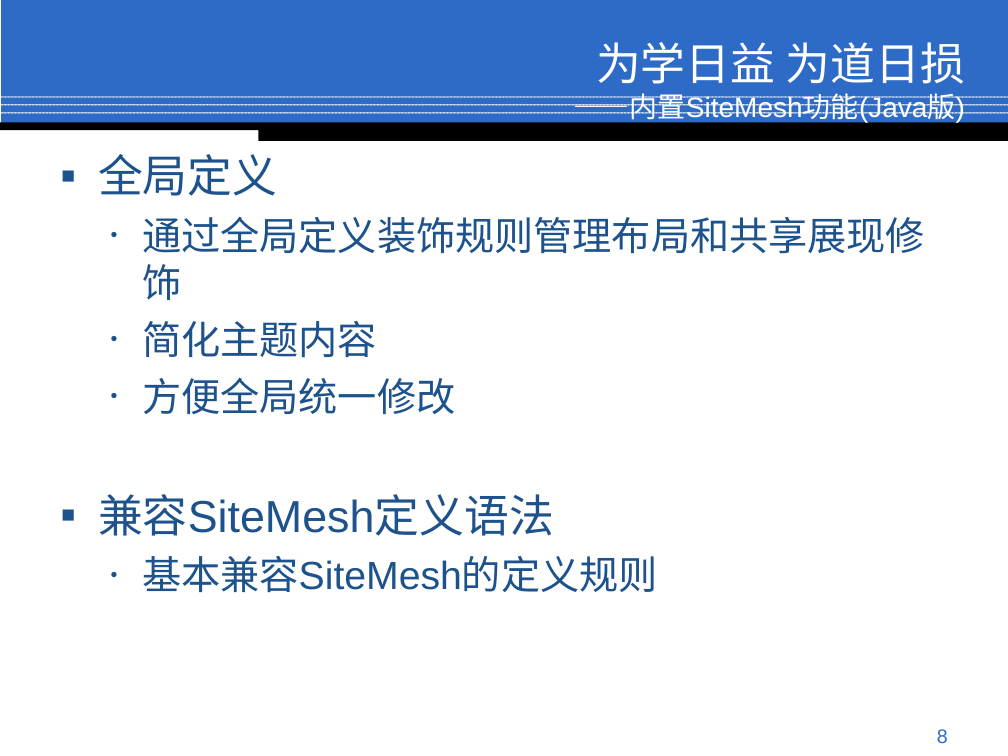
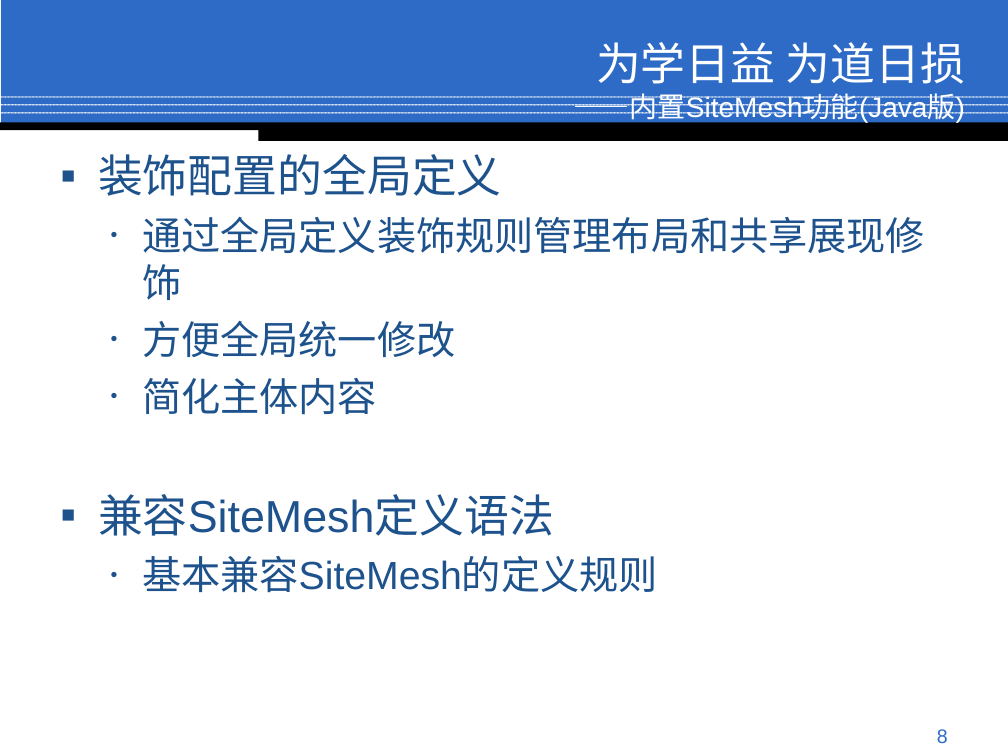
Before and after one commit to conzi/lite, a slide deck: slide 8 of Lite/web/doc/Preview.ppt. Drawn at 1008x756 pixels with LibreOffice and Linux fonts; fonts in the diff are those of the drawing; background and template pictures are left out. Boxes give left, top, right and bottom in pixels: in the first picture for what was removed or moved away, otherwise in the second. Text is boxed around its words. In the diff, an @@ line names an element or a change of style, - is before the commit and + after.

```diff
--- a/Lite/web/doc/Preview.ppt
+++ b/Lite/web/doc/Preview.ppt
@@ text at [98,154,502,196]: text changed @@
-▪ 全局定义
+▪ 装饰配置的全局定义
@@ text at [142,321,377,358]: paragraph removed @@
-  • 简化主题内容
@@ text at [142,378,377,415]: paragraph added @@
+  • 简化主体内容
```
Also in this commit, not shown: 8 other slides changed.
